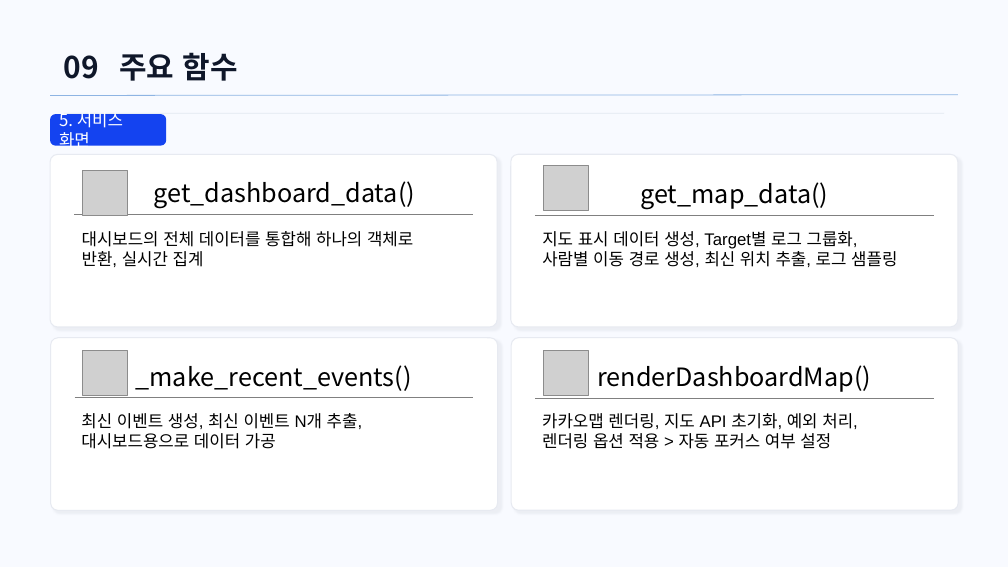
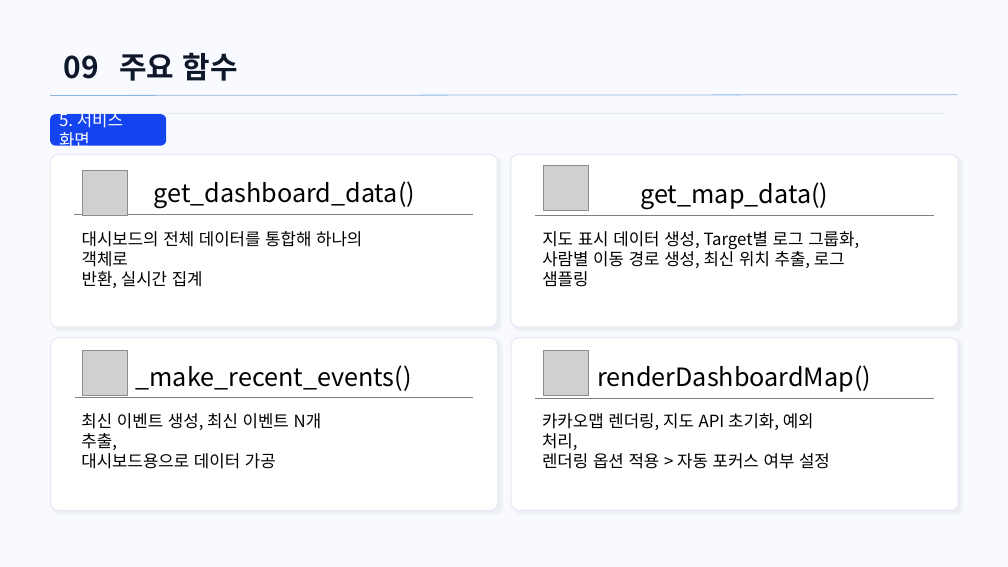
Before and after one commit to ho8566z/pjt_first, a slide deck: slide 3 of ppt, excel, script/내거 모음/발표자료(주요 함수).pptx. Drawn at 1008x567 pixels with LibreOffice and Linux fonts; fonts in the diff are those of the drawing; grey boxes stand for pictures; background and template pictures are left out. Boxes give left, top, right and bottom in pixels: in the first picture for what was removed or moved away, otherwise in the second. Text is boxed around its words. In the diff, an @@ line names an element or a change of style, - is before the commit and + after.

```diff
--- a/ppt, excel, script/내거 모음/발표자료(주요 함수).pptx
+++ b/ppt, excel, script/내거 모음/발표자료(주요 함수).pptx
@@ font Arial to Noto Sans CJK KR in 4 elements at (542,413,830,469), (81,413,322,469), (542,231,859,287), (82,231,362,287) @@
```
Also in this commit, not shown: 2 other slides changed, 2 other files.
